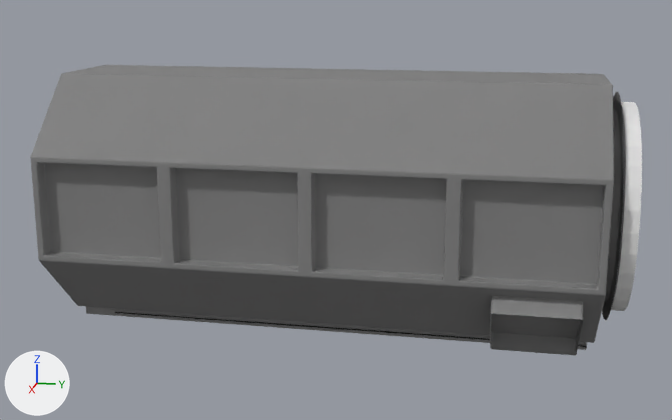
Before and after pictures for a commit that changed the Blender file scenes/sas.blend.
Camera for both pictures: a 50 mm lens placed at (6.9, 1.41, 1.6), pointed at (0.04, 0.04, -0.12). The axes (+X, +Y, +Z) are drawn at lower left. The lights are the same throughout.

Script lines for the objects in view, before the commit:
```python
ob_control = bpy.data.objects.new('Control', me_cube)
ob_control.location = (0.733, 1.568, -0.762)
ob_control.rotation_euler = (0.0, -0.785, 0.0)  # degrees (0, -45, 0)
ob_cylinder = bpy.data.objects.new('Cylinder', me_cylinder_007)
ob_cylinder.location = (0.0, 2.146, 0.0)
ob_cylinder.rotation_euler = (1.571, 0.0, 0.0)  # degrees (90, 0, 0)
ob_cylinder.scale = (0.758, 0.758, 0.0509)
ob_poignee = bpy.data.objects.new('Poignee', me_torus)
ob_poignee.location = (-0.518, 1.687, 0.732)
ob_poignee.rotation_euler = (1.571, 2.356, 0.0)  # degrees (90, 135, 0)
ob_poignee.scale = (0.111, 0.111, 0.111)
ob_sas = bpy.data.objects.new('Sas', me_cylinder)
ob_sas.location = (0.0, 0.0, 0.0)
ob_sol = bpy.data.objects.new('Sol', me_plane_001)
ob_sol.location = (0.0, 1.915, -0.964)
ob_sol.rotation_euler = (0.0, 0.0, 3.142)  # degrees (0, 0, 180)
ob_sol.scale = (0.369, 0.0364, 0.369)
```
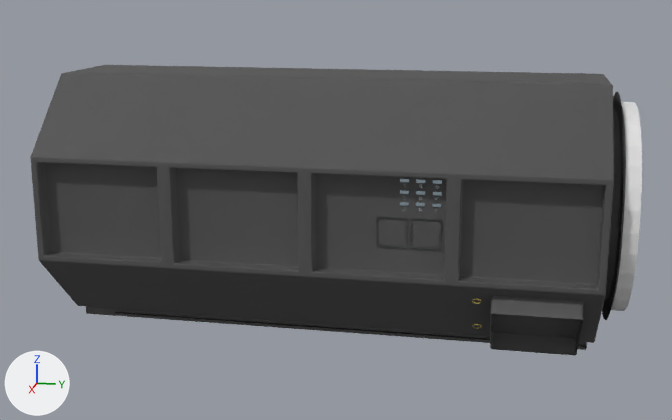
The change, as a diff of the scene's bpy script:
```diff
--- a/scenes/sas.blend.py
+++ b/scenes/sas.blend.py
@@ mat_acier @@
 mat_acier.metallic = 1.0
-mat_acier.roughness = 0.1
+mat_acier.roughness = 0.2
@@ mat_blanc @@
 mat_blanc = principled_material('Blanc')
-mat_blanc.base_color = (0.213, 0.213, 0.213)  # grey #7f7f7f
+mat_blanc.base_color = (0.0798, 0.0798, 0.0798)  # dark grey #505050
 mat_blanc.roughness = 0.8
@@ mat_caoutchouc @@
 mat_caoutchouc.base_color = (0.0149, 0.0149, 0.0149)  # black #212121
-mat_caoutchouc.roughness = 0.767
+mat_caoutchouc.roughness = 0.9
@@ ob_sas @@
 _m = ob_sas.modifiers.new('Bevel', 'BEVEL')
 _m.width_pct = 0.01
-_m.segments = 5
+_m.segments = 3
 _m.spread = 0.0
@@ ob_bouton_001 @@
+ob_bouton_001 = bpy.data.objects.new('Bouton.001', me_sphere_005)  # 865 vertices, 864 faces; spans x -0.0472..0.0472, y -0.044..0.0493, z -0.0318..0.0717; in mat_acier (white #c6dbe7); modifiers SUBSURF
+ob_bouton_001.location = (0.82, 0.774, 0.266)
+ob_bouton_001.rotation_euler = (1.736, 0.0, -1.571)  # degrees (99, 0, -90)
+ob_bouton_001.scale = (0.237, 0.237, 0.237)
@@ ob_bouton_003 @@
+ob_bouton_003 = bpy.data.objects.new('Bouton.003', me_sphere_005.copy())  # modifiers SUBSURF
+ob_bouton_003.location = (0.82, 0.664, 0.186)
+ob_bouton_003.rotation_euler = (1.736, 3.142, -1.571)  # degrees (99, 180, -90)
+ob_bouton_003.scale = (0.237, 0.237, 0.237)
@@ ob_bouton_004 @@
+ob_bouton_004 = bpy.data.objects.new('Bouton.004', me_sphere_005.copy())  # modifiers SUBSURF
+ob_bouton_004.location = (0.82, 0.774, 0.186)
+ob_bouton_004.rotation_euler = (1.736, 3.142, -1.571)  # degrees (99, 180, -90)
+ob_bouton_004.scale = (0.237, 0.237, 0.237)
@@ ob_bouton_006 @@
+ob_bouton_006 = bpy.data.objects.new('Bouton.006', me_sphere_005.copy())  # modifiers SUBSURF
+ob_bouton_006.location = (0.82, 0.884, 0.106)
+ob_bouton_006.rotation_euler = (1.736, 3.142, -1.571)  # degrees (99, 180, -90)
+ob_bouton_006.scale = (0.237, 0.237, 0.237)
@@ ob_bouton_007 @@
+ob_bouton_007 = bpy.data.objects.new('Bouton.007', me_sphere_005.copy())  # modifiers SUBSURF
+ob_bouton_007.location = (0.82, 0.774, 0.106)
+ob_bouton_007.rotation_euler = (1.736, 0.0, -1.571)  # degrees (99, 0, -90)
+ob_bouton_007.scale = (0.237, 0.237, 0.237)
@@ ob_bouton_008 @@
+ob_bouton_008 = bpy.data.objects.new('Bouton.008', me_sphere_005.copy())  # modifiers SUBSURF
+ob_bouton_008.location = (0.82, 0.664, 0.106)
+ob_bouton_008.rotation_euler = (1.736, 0.0, -1.571)  # degrees (99, 0, -90)
+ob_bouton_008.scale = (0.237, 0.237, 0.237)
@@ ob_plaque_007 @@
+ob_plaque_007 = bpy.data.objects.new('Plaque.007', me_cube_017)  # a box spanning x -0.03..0.03, y -0.03..0.03, z -0.03..0.03; in mat_acier (white #c6dbe7); modifiers BEVEL
+ob_plaque_007.location = (0.825, 0.774, 0.143)
+ob_plaque_007.scale = (0.119, 1.0, 0.389)
@@ ob_plaque_008 @@
+ob_plaque_008 = bpy.data.objects.new('Plaque.008', me_cube_017.copy())  # modifiers BEVEL
+ob_plaque_008.location = (0.825, 0.664, 0.143)
+ob_plaque_008.scale = (0.119, 1.0, 0.389)
@@ ob_tv_002 @@
+ob_tv_002 = bpy.data.objects.new('TV.002', me_cube_003)  # 16 vertices, 12 faces; spans x -0.3..0.3, y -0.03..0.03, z -0.3..0.3; in mat_acier (white #c6dbe7); modifiers BEVEL
+ob_tv_002.location = (0.822, 0.815, -0.059)
+ob_tv_002.rotation_euler = (0.0, 0.0, 1.571)  # degrees (0, 0, 90)
+ob_tv_002.scale = (0.347, -0.347, 0.347)
@@ ob_tv_003 @@
+ob_tv_003 = bpy.data.objects.new('TV.003', me_cube_003.copy())  # modifiers BEVEL
+ob_tv_003.location = (0.822, 0.585, -0.059)
+ob_tv_003.rotation_euler = (0.0, 0.0, 1.571)  # degrees (0, 0, 90)
+ob_tv_003.scale = (0.347, -0.347, 0.347)
@@ ob_poignee_003 @@
+ob_poignee_003 = bpy.data.objects.new('Poignee.003', me_torus.copy())  # the mesh of ob_poignee; modifiers SUBSURF
+ob_poignee_003.location = (0.542, 1.168, -0.704)
+ob_poignee_003.rotation_euler = (1.571, 5.498, 0.0)  # degrees (90, 315, 0)
+ob_poignee_003.scale = (0.111, 0.111, 0.111)
```

Changed parts and their boxes [x1, y1, x2, y2] in the pictures (672 x 420 px):
'Sas', recoloured: [30, 65, 624, 350] in both
'Control', recoloured: [490, 296, 583, 355] in both
'Sol', surface changed: [115, 312, 587, 347] in both
'TV.002', added: after [410, 218, 442, 250]
'Plaque.004', now drawn: after [416, 191, 425, 195]
'Plaque', now drawn: after [433, 180, 442, 184]
'Plaque.001', now drawn: after [416, 179, 426, 183]
'Poignee.003', added: after [472, 299, 482, 329]
'Plaque.008', added: after [400, 202, 409, 206]
'TV.003', added: after [377, 217, 408, 248]
'Plaque.003', now drawn: after [400, 190, 409, 194]
'Plaque.006', now drawn: after [432, 203, 441, 207]
'Plaque.005', now drawn: after [433, 192, 442, 196]
'Plaque.007', added: after [416, 203, 425, 207]
'Plaque.002', now drawn: after [400, 179, 409, 182]
'Vis', surface changed: [608, 128, 615, 260] in both
